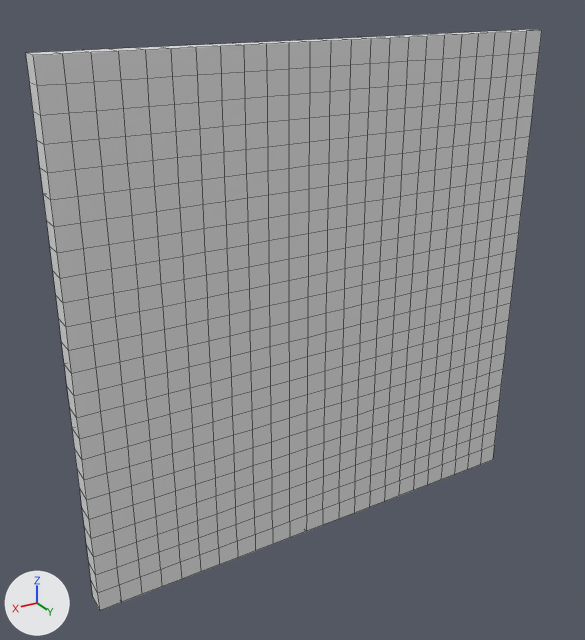
An edit to the OBJ model WindingTale/Assets/Resources/Maps/ShapePanel1/Shape_1_111.obj, drawn before and after from the same camera.
Rendered twice from a 50 mm camera at (31.3, 6.0, 26.6) aimed at (13.4, -23.7, 11.7). Lighting does not change. The marker at lower left points along +X, +Y and +Z. Mesh edges are drawn as thin lines. Where no turn or scale is listed for an object, it has been applied to the vertices. Vertices at the same position are counted once.

The scene before the commit, as lines of its bpy script (objects in view):
```python
me_shape_1_111 = bpy.data.meshes.new('Shape_1_111')
me_shape_1_111.from_pydata(...)  # 1250 vertices, 1248 faces; spans x 0.0..24.0, y -24.0..-23.0, z 0.0..24.0
ob_shape_1_111 = bpy.data.objects.new('Shape_1_111', me_shape_1_111)
ob_shape_1_111.location = (0.0, 0.0, 0.0)
```
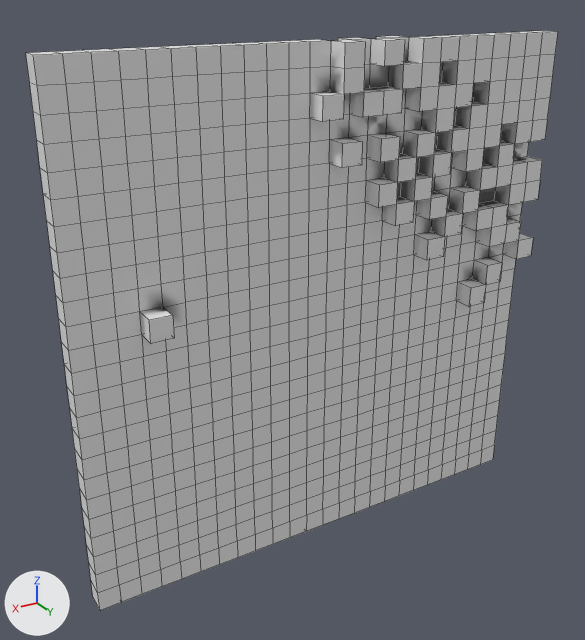
Pixel boxes [x1, y1, x2, y2] of what changed, in the pictures (585 x 640 px):
'Shape_1_111', reshaped: before [26, 30, 542, 610]; after [26, 31, 558, 610]
part 1 of me_shape_1_111, built on: before [140, 30, 542, 334]; after [140, 31, 558, 343]

The edits, one by one:
me_shape_1_111 is used by ob_shape_1_111; location (0.0, 0.0, 0.0).
me_shape_1_111 had 1250 vertices, 1248 faces and spanned x 0.0..24.0, y -24.0..-23.0, z 0.0..24.0.
me_shape_1_111 now has 1361 vertices, 1516 faces and spans x 0.0..24.0, y -24.0..-22.0, z 0.0..24.0.
Part 1, on me_shape_1_111:
12 vertices are removed from x 0.0..7.0, y -24.0, z 17.0..24.0.
154 faces are deleted.
15 vertices in x 0.0..5.0, y -24.0, z 21.0..24.0 move by (0.0, 2.0, 0.0).
1 vertex is added at (3.0, -22.0, 22.0).
115 new vertices lie (0.0, 1.0, 0.0) away from vertices in x 0.0..21.0, y -23.0, z 11.0..24.0.
7 new vertices lie (0.0, 0.0, 1.0) away from vertices in x 1.0..5.0, y -22.0, z 16.0..22.0.
422 new faces join them.
